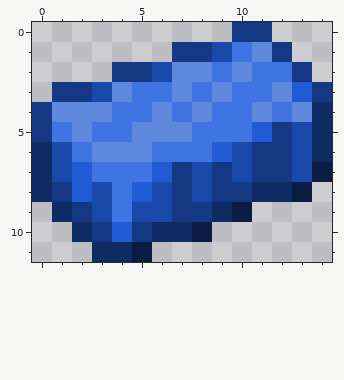
Pixel-art sprite, stored at Items/AaMaterials/GelatineBar.png. Above, as it was before the edit.
The file is 30x24 pixels, drawn in blocks of 2x2; one block is one cell here.
After:
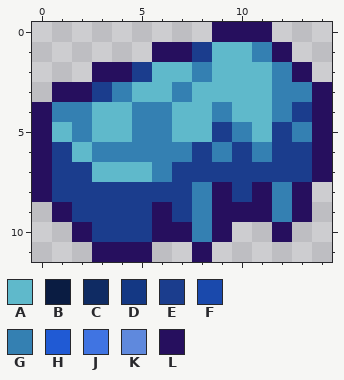
Palette (. is transparent): A #5fb9cb  B #0a1c42  C #0f2b63  D #143884  E #1b3d8d  F #1a49ac  G #3480b2  H #205ad4  J #4074e2  K #5f89dd  L #260f5e
Difference:
Changed rows in their new state; - is an unchanged pixel.
first column x 0:
 0 ---------LLL---
 1 ------LLEAAGL--
 2 ---LLEAAGAAAGL-
 3 -LLEGAAGAAAAGGL
 4 LGGAAGGAAGAAGEL
 5 LAGAAGGAAEGAEGL
 6 LEAGGGGGEGEGEEL
 7 LEEAAAGEEEEEEEL
 8 LEEEEEEEGLELGL-
 9 -LEEEELEGLLLGL-
10 --LEEELLGL--L--
11 ---LLL--L------
Pixel boxes of the changes (left, top, right, bottom) in both pictures:
changed: (32, 22, 332, 262)
